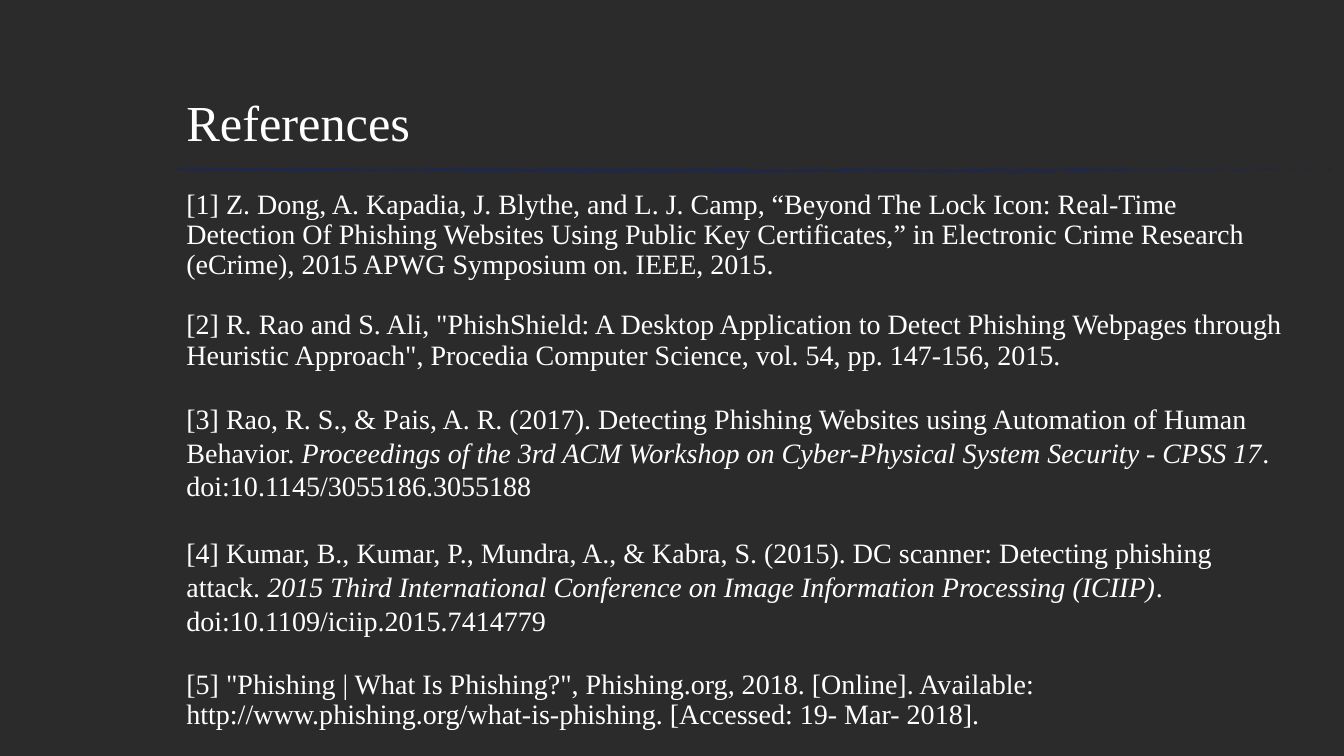
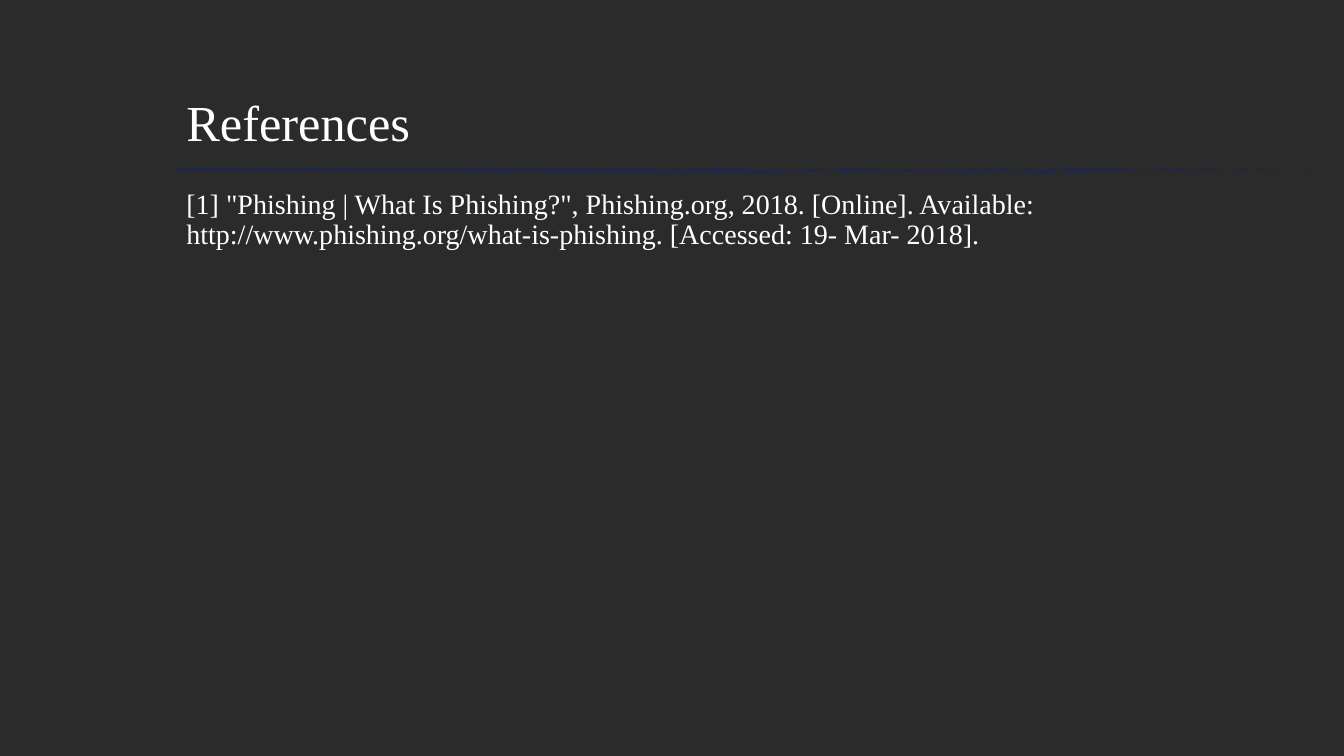
Before and after one commit to zxz003/phishing_Detect, a slide deck: slide 21 of Docs/FinalPresentation.pptx (slide 20 before the commit). Drawn at 1344x756 pixels with LibreOffice and Linux fonts; fonts in the diff are those of the drawing; background and template pictures are left out; a plain dark background stands for a picture behind light text. Boxes give left, top, right and bottom in pixels: in the first picture for what was removed or moved away, otherwise in the second. Text is boxed around its words. In the diff, an @@ line names an element or a change of style, - is before the commit and + after.

```diff
--- a/Docs/FinalPresentation.pptx
+++ b/Docs/FinalPresentation.pptx
@@ text at box(186, 194, 1034, 249): text changed @@
-[1] Z. Dong, A. Kapadia, J. Blythe, and L. J. Camp, “Beyond The Lock Icon: Real-Time Detection Of Phishing Websites Using Public Key Certificates,” in Electronic Crime Research (eCrime), 2015 APWG Symposium on. IEEE, 2015.
-[2] R. Rao and S. Ali, "PhishShield: A Desktop Application to Detect Phishing Webpages through Heuristic Approach", Procedia Computer Science, vol. 54, pp. 147-156, 2015.
-[3] Rao, R. S., & Pais, A. R. (2017). Detecting Phishing Websites using Automation of Human Behavior. Proceedings of the 3rd ACM Workshop on Cyber-Physical System Security - CPSS 17. doi:10.1145/3055186.3055188
-[4] Kumar, B., Kumar, P., Mundra, A., & Kabra, S. (2015). DC scanner: Detecting phishing attack. 2015 Third International Conference on Image Information Processing (ICIIP). doi:10.1109/iciip.2015.7414779
-[5] "Phishing | What Is Phishing?", Phishing.org, 2018. [Online]. Available: http://www.phishing.org/what-is-phishing. [Accessed: 19- Mar- 2018].
+[1] "Phishing | What Is Phishing?", Phishing.org, 2018. [Online]. Available: http://www.phishing.org/what-is-phishing. [Accessed: 19- Mar- 2018].
```
Also in this commit, not shown: 10 other slides changed, 1 slide added.
